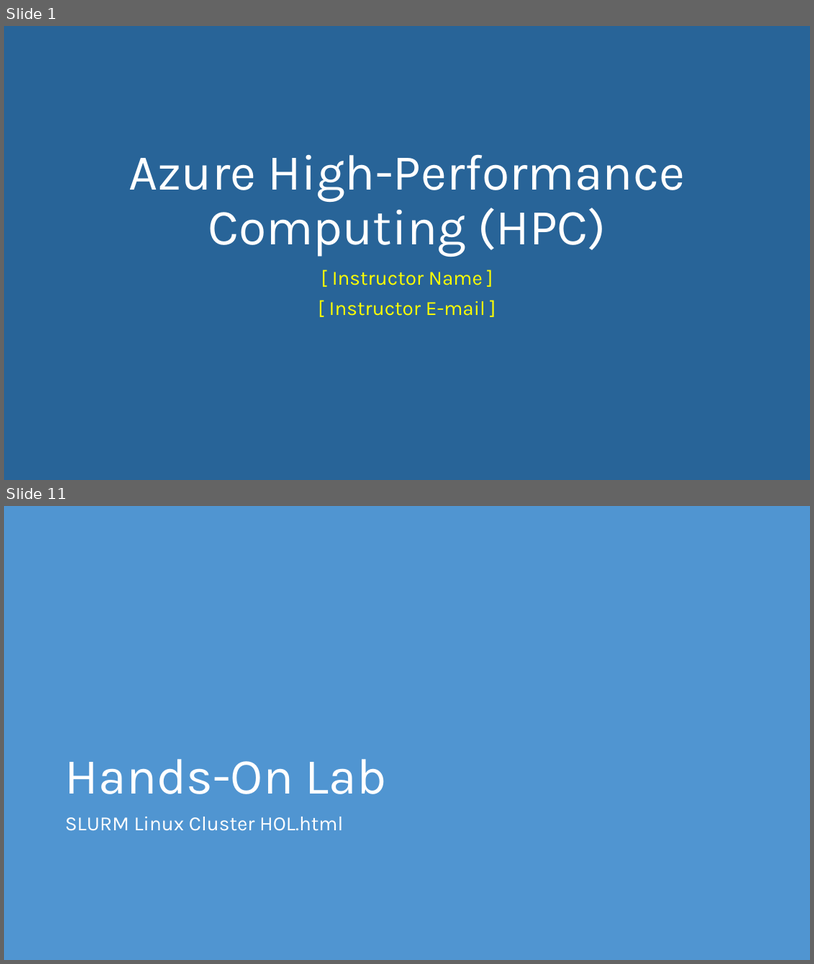
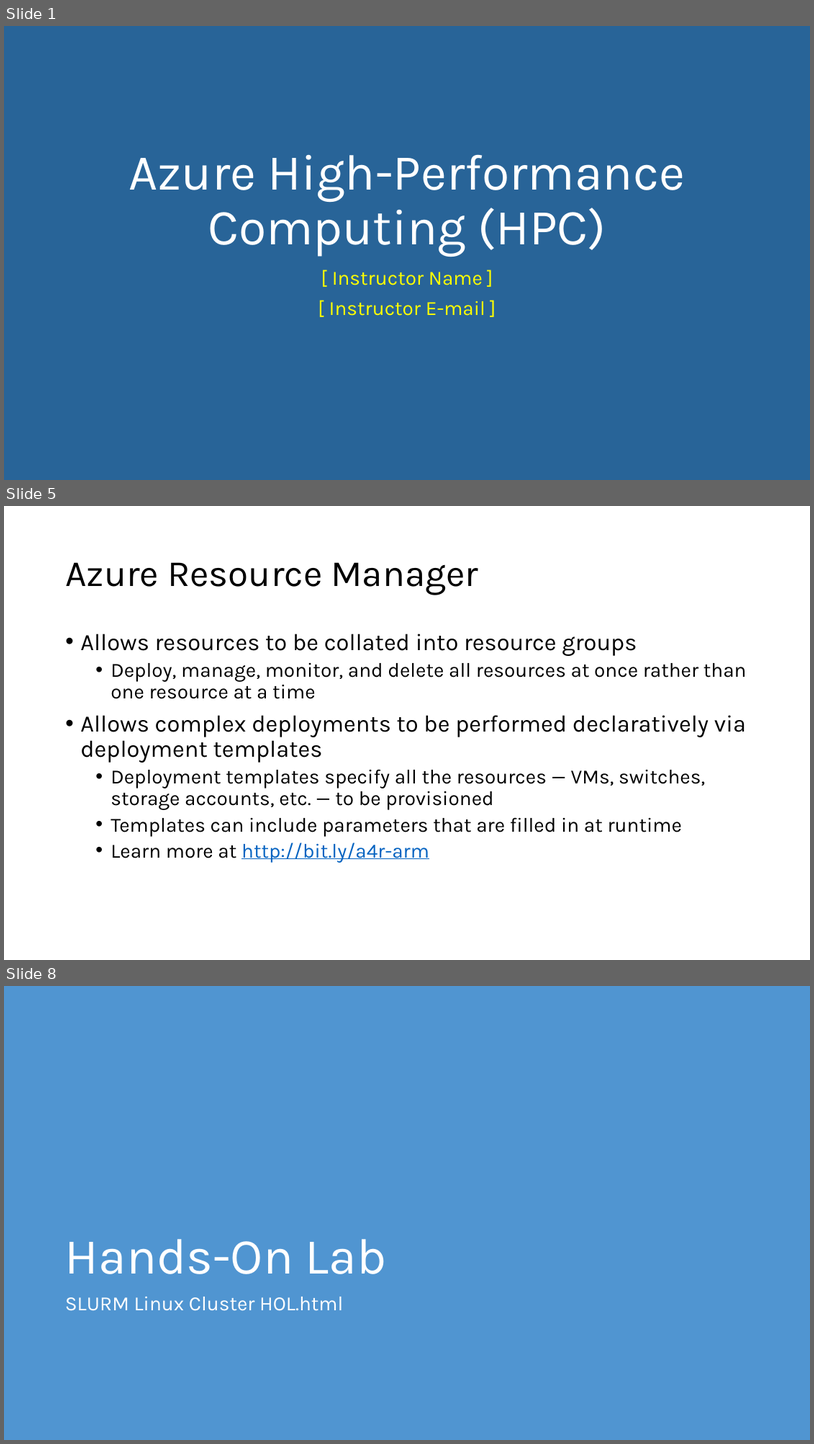
Before and after one commit to Azure-Readiness/Academic, a slide deck: Content/6. HPC/Azure High-Performance Computing.pptx. Shown one above the other, each under a label of ours: slides 1 and 11 before the commit, slides 1, 5 and 8 after it; the slides between them are not shown. The pictures are 814x964 and 814x1444 pixels, drawn with LibreOffice and Linux fonts; fonts in the diff are those of the drawing. Boxes give left, top, right and bottom in pixels: in the first picture for what was removed or moved away, otherwise in the second. Text is boxed around its words. In the diff, an @@ line names an element or a change of style, - is before the commit and + after.

```diff
--- a/Content/6. HPC/Azure High-Performance Computing.pptx
+++ b/Content/6. HPC/Azure High-Performance Computing.pptx
@@ slide 5 added at (4,506,810,960), background #FFFFFF @@
@@ title added at (65,562,479,595), 44 pt, text #000000 @@
+Azure Resource Manager
@@ text added at (80,633,747,862), 24 pt, text #000000 @@
+• Allows resources to be collated into resource groups
+  • Deploy, manage, monitor, and delete all resources at once rather than one resource at a time
+• Allows complex deployments to be performed declaratively via deployment templates
+  • Deployment templates specify all the resources — VMs, switches, storage accounts, etc. — to be provisioned
+  • Templates can include parameters that are filled in at runtime
+  • Learn more at http://bit.ly/a4r-arm
@@ what was slide 11 is now slide 8 @@
```
Also in this commit, not shown: 5 other slides added, 9 slides removed.
